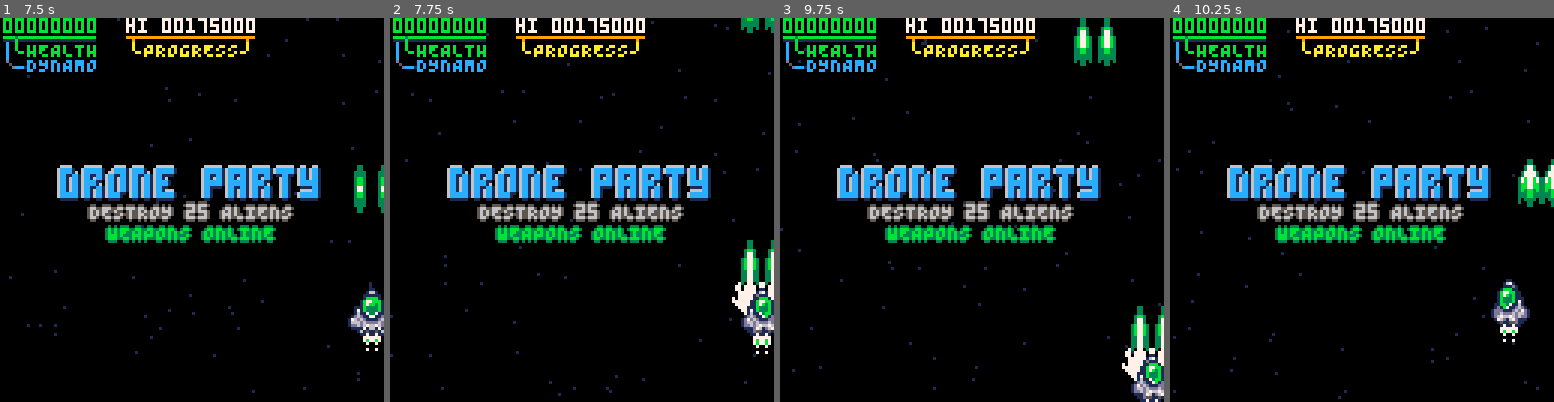
Above: before the commit, frames 1-4 (left to right).
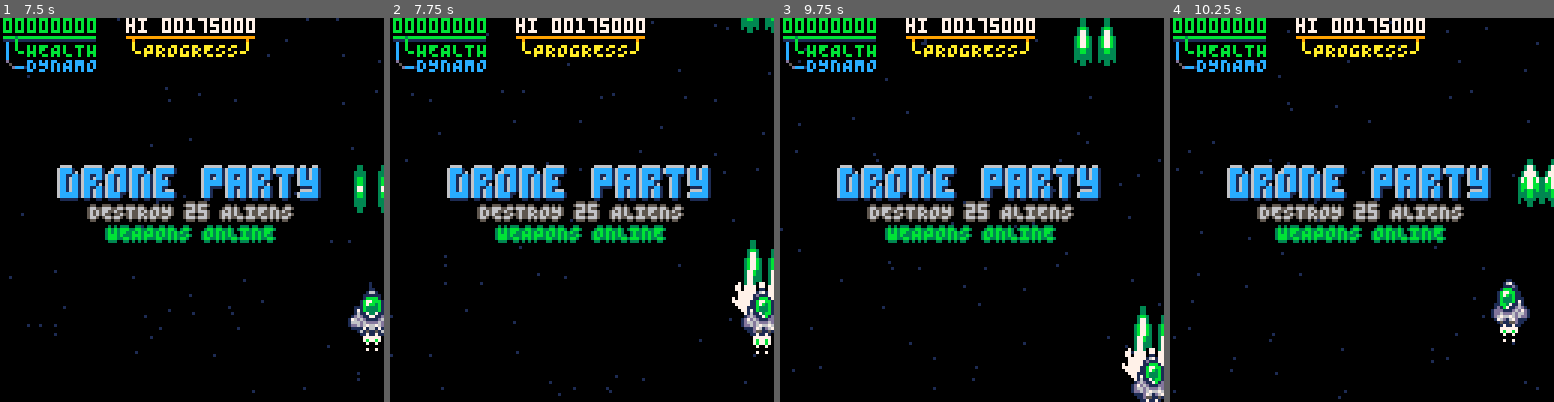
Above: after the commit, the same moments.

Repository: wimpysworld/antsy-alien-attack-pico
Game: PICO-8 cartridge main.p8
Same seed, same stepped clock (60 frames per second), same inputs: the game is played once before the commit and once after it.
Inputs:
- Up to frame 1 (7.5 s): tap X (X key) at 0.33, 1.07, 1.85, 2.97, 4.08, 5.2, 6.32, 7.43 s; tap O (Z key) at 0.7, 1.7, 2.1, 2.5, 2.9, 3.3, 3.7, 4.1, 4.5, 4.9, 5.3, 5.7, 6.1, 6.5, 6.9, 7.3 s; hold Right 1.6-2.1 s; hold Up 2.15-2.42 s; hold Right 2.47-3.03 s; hold Left 3.08-3.58 s; hold Down 3.63-3.97 s; hold Right 4.02-4.68 s; hold Up 4.73-5.03 s; hold Left 5.08-5.68 s; hold Down 5.73-6.03 s; hold Right 6.08-6.58 s; hold Right 6.63-7.13 s; hold Up 7.18-7.45 s
- Up to frame 2 (7.75 s): hold Right from 7.5 s (still down); tap O (Z key) at 7.7 s
- Up to frame 3 (9.75 s): release Right at 8.07 s; tap O (Z key) every 0.4 s from 8.1 to 9.7 s; hold Left 8.12-8.62 s; tap X (X key) at 8.55, 9.67 s; hold Down 8.67-9 s; hold Right 9.05-9.72 s
- Up to frame 4 (10.25 s): hold Up 9.77-10.07 s; tap O (Z key) at 10.1 s; hold Left from 10.12 s (still down)

Frame 1 is identical in both runs. In frame 2, 0.5% of the frame differs, in the area x 91-100%, y 57-70%; in frame 3, 0.5%; in frame 4, nothing differs.

Commit message:
chore: PICO-8 token optimisations (player shields and control)

Diff:
--- a/main.p8
+++ b/main.p8
@@ -1634,6 +1634,16 @@
      dy*(pl.speed)
     pl.x+=pl.vel_x
     pl.y+=pl.vel_y
+
+	  //fire lazer
+	  if btn(4,controller) then
+	   if pl.shot_cooldown_timer<=0 and pl.shot_enabled then
+	    pl.shot_cooldown_timer=pl.shot_cooldown
+	    emit_rocket(pl.num)
+	   elseif not pl.shot_enabled then
+	    sound_play(13)
+	   end
+	  end
   end
 
   // animate banking
@@ -1645,6 +1655,8 @@
    spr_frame+=dx*0.2
   end
   pl.sprite.frame=mid(1.1,spr_frame,5.9)
+  // animate jets
+  sprite_loop_frame(pl.jet,0.3)
 
   if pl.lock_to_screen then
    pl.x,pl.y=
@@ -1652,25 +1664,12 @@
     mid(0,pl.y,112)
   end
 
-  //fire lazer
-  if btn(4,controller) then
-   if pl.shot_cooldown_timer<=0 and pl.shot_enabled then
-    pl.shot_cooldown_timer=pl.shot_cooldown
-    emit_rocket(pl.num)
-   elseif not pl.shot_enabled and pl.controls_enabled then
-    sound_play(13)
-   end
-  end
-
-  // animate jets
-  sprite_loop_frame(pl.jet,0.3)
-
   pl.shields=mid(0,pl.shields-1,pl.shields)
 
   pl.shot_damage=11-pl.shot_pattern
+
   if (#rockets<10) pl.shot_cooldown/=2
   pl.shot_cooldown=3.5+pl.shot_pattern
-
   pl.shot_cooldown_timer=max(pl.shot_cooldown_timer-1,0)
 
   check_player_collisions(pl)
@@ -1706,14 +1705,16 @@
   sprite_draw(pl.jet,pl.x+3,pl.y+15)
   sprite_draw(pl.jet,pl.x+6,pl.y+15)
   if pl.shields>0 then
+   x_center,y_center=
+    pl.x+8,pl.y+10
    //ship has shields up
    if fc%6<3 then
-    circ(pl.x+8,pl.y+10,14,pl.col_lt)
+    circ(x_center,y_center,14,pl.col_lt)
    elseif pl.shields%2 then
     local col=pl.col_dk
     if (pl.shields<=60) col=5
     fillp(░)
-    circfill(pl.x+8,pl.y+10,14,col)
+    circfill(x_center,y_center,14,col)
     fillp()
    end
   end
@@ -1725,7 +1726,7 @@
  if #flashes<3 then
   add(flashes,{
    player=player_num,
-   sprite=sprite_create({32,34,36,38},2,2)
+   sprite=sprite_create(split("32,34,36,38"),2,2)
   })
   sound_play(players[player_num].sfx_shoot)
  end
